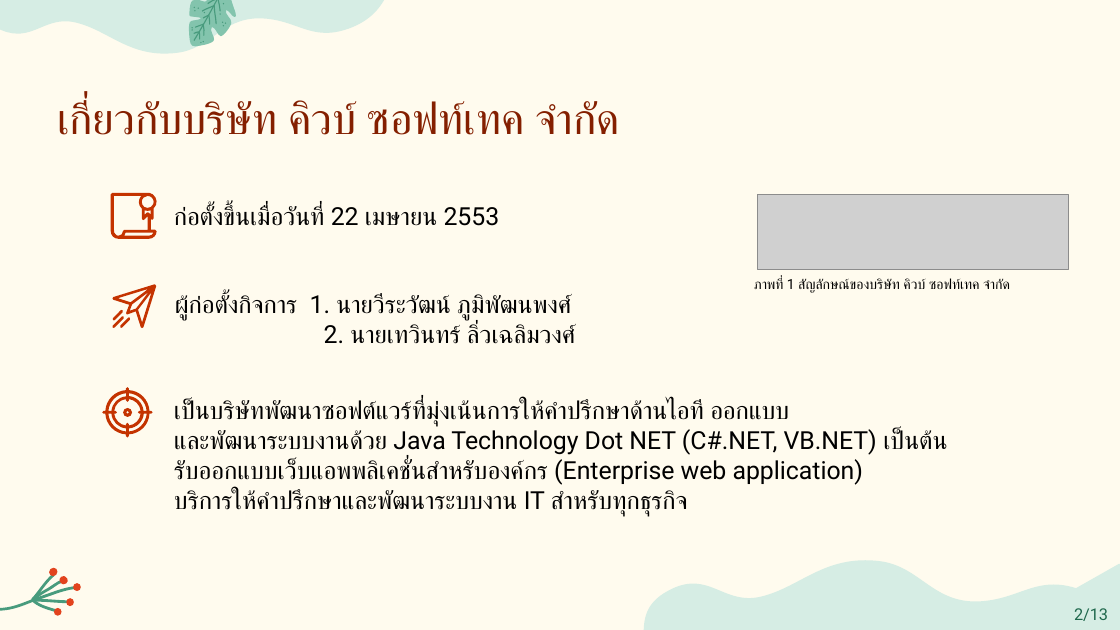
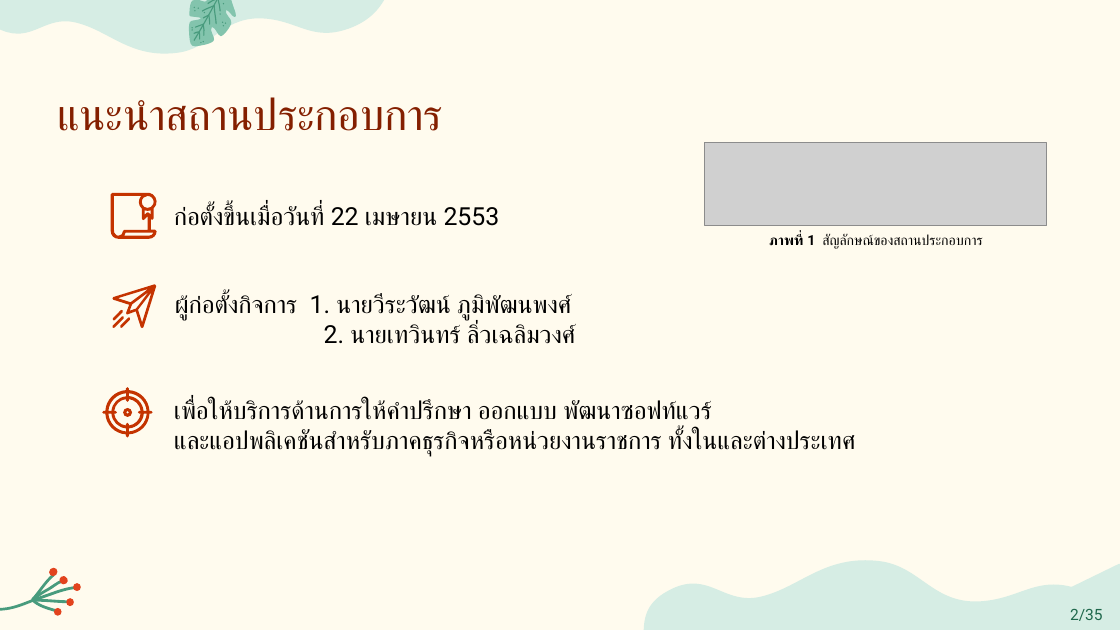
Before and after one commit to kh-nipaphorn/CubeSoftTech_WorkingSpace, a slide deck: slide 2 of Final Present/presentation_Nipaphorn_613020583-5 .pptx. Drawn at 1120x630 pixels with LibreOffice and Linux fonts; fonts in the diff are those of the drawing; grey boxes stand for pictures. Boxes give left, top, right and bottom in pixels: in the first picture for what was removed or moved away, otherwise in the second. Text is boxed around its words. In the diff, an @@ line names an element or a change of style, - is before the commit and + after.

```diff
--- a/Final Present/presentation_Nipaphorn_613020583-5 .pptx
+++ b/Final Present/presentation_Nipaphorn_613020583-5 .pptx
@@ text at <box>57,97,443,131</box>: text changed @@
-เกี่ยวกับบริษัท คิวบ์ ซอฟท์เทค จำกัด
+แนะนำสถานประกอบการ
@@ picture: place and size @@
-picture at <box>757,194,1068,269</box>
+picture at <box>704,143,1046,226</box>
@@ text "ภาพที่ 1 สัญลักษณ์ของสถานประกอบการ" at <box>769,234,982,249</box>: vertical alignment top to middle @@
@@ text at <box>769,234,982,249</box>: text changed @@
-ภาพที่ 1 สัญลักษณ์ของบริษัท คิวบ์ ซอฟท์เทค จำกัด
+ภาพที่ 1 สัญลักษณ์ของสถานประกอบการ
@@ text at <box>174,400,856,456</box>: text changed @@
-เป็นบริษัทพัฒนาซอฟต์แวร์ที่มุ่งเน้นการให้คำปรึกษาด้านไอที ออกแบบ
-และพัฒนาระบบงานด้วย Java Technology Dot NET (C#.NET, VB.NET) เป็นต้น
-รับออกแบบเว็บแอพพลิเคชั่นสำหรับองค์กร (Enterprise web application)
-บริการให้คำปรึกษาและพัฒนาระบบงาน IT สำหรับทุกธุรกิจ
+เพื่อให้บริการด้านการให้คำปรึกษา ออกแบบ พัฒนาซอฟท์แวร์
+และแอปพลิเคชันสำหรับภาคธุรกิจหรือหน่วยงานราชการ ทั้งในและต่างประเทศ
@@ triangle "2/35": place and size @@
-triangle "2/35" at <box>1006,566,1120,630</box>
+triangle "2/35" at <box>987,566,1120,630</box>
@@ text in triangle at <box>1070,609,1103,621</box>: text changed; size 10.5 to 10 pt @@
-2/13
+2/35
```
Also in this commit, not shown: 5 other slides changed, 31 slides added, 7 slides removed, 19 other files.
